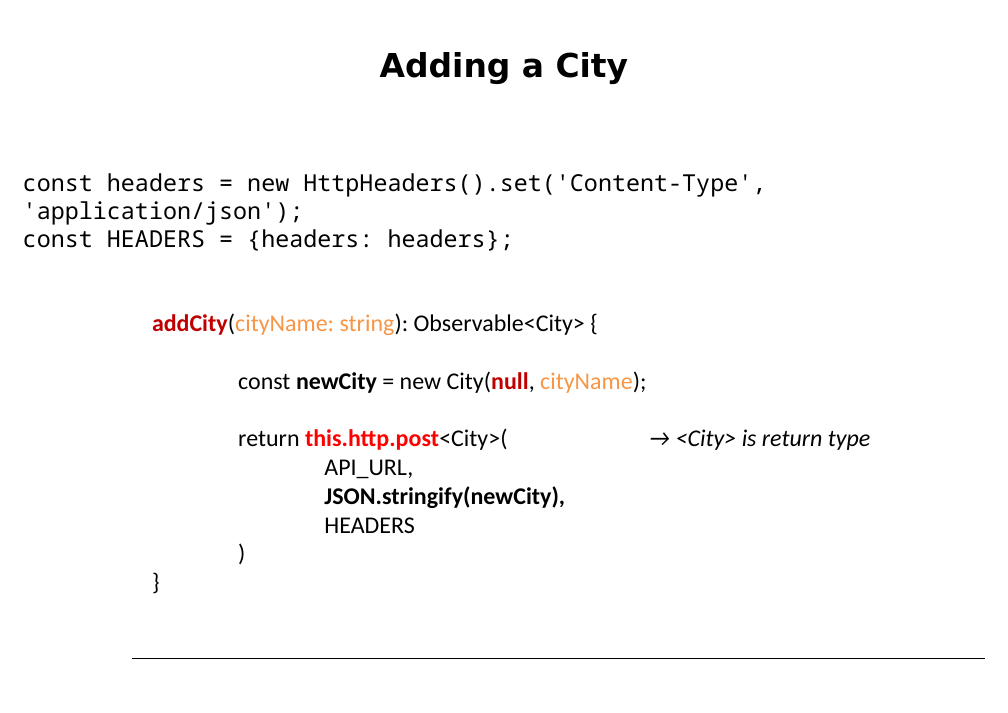
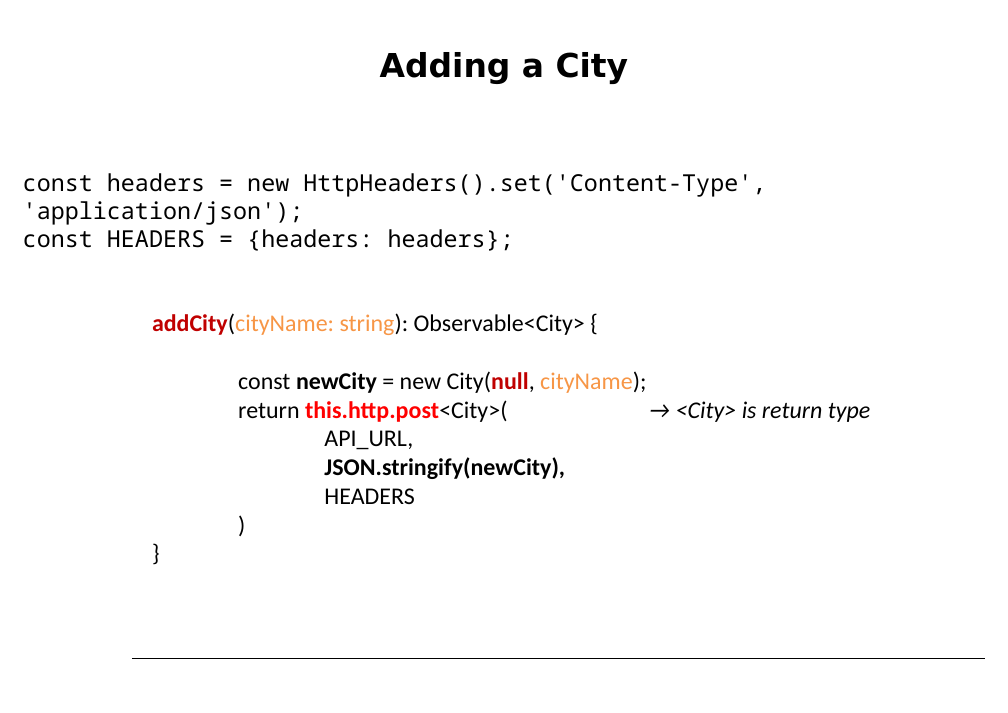
Before and after one commit to petereijgermans11/workshop-angular13, a slide deck: slide 36 of PPT/03- Angular Service.pptx. Drawn at 1008x713 pixels with LibreOffice and Linux fonts; fonts in the diff are those of the drawing. Boxes give left, top, right and bottom in pixels: in the first picture for what was removed or moved away, otherwise in the second. Text is boxed around its words. In the diff, an @@ line names an element or a change of style, - is before the commit and + after.

```diff
--- a/PPT/03- Angular Service.pptx
+++ b/PPT/03- Angular Service.pptx
@@ text "const headers = new HttpHeaders().set('Content-Type', ..." rewrapped from [23,173,766,533] to [23,173,871,504] @@
```
Also in this commit, not shown: 11 other slides changed, 1 other file.
